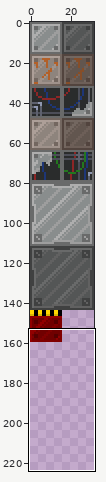
Sprite sheet: floor_tile.png. Above, an overview of the earlier version with the close-up marked.
Close-up. Before:
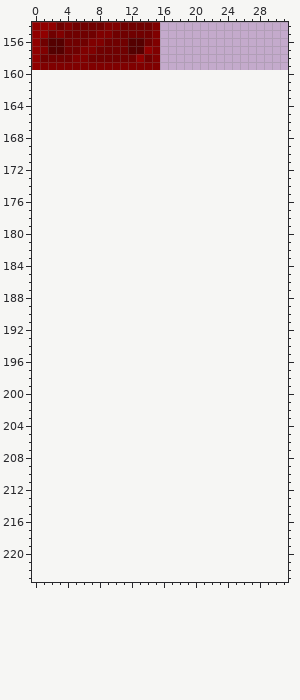
The file is 32x160 pixels. Colours within 5 levels of each other are drawn and written as one. Shown: x 0..31, y 154..223. The old version is drawn lined up with the new one, on the new canvas.
After:
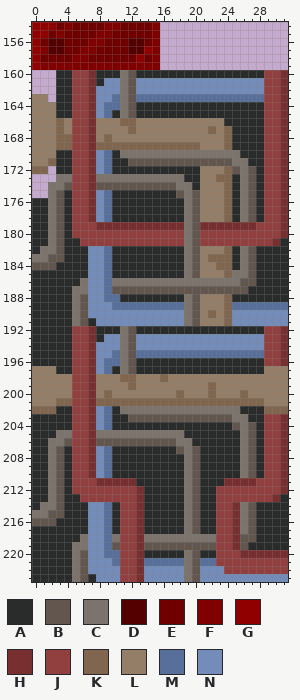
Palette (. is transparent): A #2a2c2c  B #62564f  C #7b736c  D #550000  E #700000  F #800000  G #910000  H #772f2f  J #913f3f  K #80664e  L #957e67  M #576f9a  N #738cb9
Change:
canvas 32x160 -> 32x224
Changed rows in their new state; - is an unchanged pixel.
first column x 0:
160 ---AAJJHAAACBAAAAAAAAAAAAAAAAJJH
161 ---AAJJHANNCBNNNNNNNNNNNNNNNNJJH
162 ---AAJJHNNNCBNNNNNNNNNNNNNNNNJJH
163 LL-AAJJHNNMCBMMMMMMMMMMMMMMMMJJH
164 LLLAAJJHNMMCBAAAAAAAAAAAAAAAAJJH
165 LLLAAJJHNMACBAAAAAAAAAAAAAAAAJJH
166 LLLKLJJHLLLKKLLLLLLLLLLLAAAAAJJH
167 LLLKLJJHLLLLKLLLLLLLLLKLKAAAAJJH
168 LLLKKJJHLKLLLLLLLLLLLLLLKAAAAJJH
169 LLLKKJJHKKKKKKKKKKKKKLLLKAAAAJJH
170 LLLAAJJHNMACCCCCCCCCCCCCCCAAAJJH
171 LLKAAJJHNMAABBBBBBBBBBBBBCCAAJJH
172 KK-AAJJHNMAAAAAAAAAAALLLKBCBAJJH
173 ---CCJJHCCCCCCCCCCCAALLKKACBAJJH
174 --CCBJJHBBBBBBBBBBCCALLLKACBAJJH
175 --CBAJJHNMAAAAAAAABCBLLLKACBAJJH
176 AACBAJJHNMAAAAAAAAACBLLLKACBAJJH
177 AACBAJJHNMAAAAAAAAACBLLLKACBAJJH
178 AACBAJJHNMAAAAAAAAACBLLLKACBAJJH
179 AACBAJJJHHHHHHHHHHHCBHHHHHHHJJJH
180 AACBAJJJJJJJJJJJJJJCBJJJJJJJJJJH
181 AACBAAJJJJJJJJJJJJJCBJJJJJJJJJHA
182 ACCBAAANNMAAAAAAAAACBLLLKACBAAAA
183 CCBBAAANNMAAAAAAAAACBLKKKACBAAAA
184 BBBAAAANNMAAAAAAAAACBLLKKACBAAAA
185 AAAAAAANNMAAAAAAAAACBLLLKCCBAAAA
186 AAAAAACNNMCCCCCCCCCCCCCCCCBBAAAA
187 AAAAACCNNMBBBBBBBBBBBBBBBBBAAAAA
188 AAAAACBNNMMAAAAAAAACBLLLKAAAAAAA
189 AAAAACBNNNMMMMMMMMMCBLLLKMMMMMMM
190 AAAAACBNNNNNNNNNNNNCBLKLKNNNNNNN
191 AAAAACBANNNNNNNNNNNCBLLLKNNNNNNN
192 AAAAAJJHAAACBAAAAAAAAAAAAAAAAJJH
193 AAAAAJJHANNCBNNNNNNNNNNNNNNNNJJH
194 AAAAAJJHNNNCBNNNNNNNNNNNNNNNNJJH
195 AAAAAJJHNNMCBMMMMMMMMMMMMMMMMJJH
196 AAAAAJJHNMMCBAAAAAAAAAAAAAAAAJJH
197 LLLAAJJHNMACBAAAAAAAAAAAAAAAALLL
198 LLLLLJJHLLLKKLLLKLLLLLLLLLLLLLLL
199 LLLLLJJHLLLLKLLLLLLLLLKLLLLLLLLL
200 LLLLLJJHLKLLLLLLLLKLLLKLLLKLLLLL
201 LLLKKJJHKKKKKKKKKKKKKKKKKKKKKLLL
202 KKKAAJJHNMACCCCCCCCCCCCCCCAAAKKK
203 AAAAAJJHNMAABBBBBBBBBBBBBCCAAJJH
204 AAAAAJJHNMAAAAAAAAAAAAAAABCBAJJH
205 AAACCJJHCCCCCCCCCCCAAAAAAACBAJJH
206 AACCBJJHBBBBBBBBBBCCAAAAAACBAJJH
207 AACBAJJHNMAAAAAAAABCBAAAAACBAJJH
208 AACBAJJHNMAAAAAAAAACBAAAAACBAJJH
209 AACBAJJHNMAAAAAAAAACBAAAAACBAJJH
210 AACBAJJHNMAAAAAAAAACBAAAAACBAJJH
211 AACBAJJJHHHHHAAAAAACBAAAHHHHJJJH
212 AACBAJJJJJJJJHAAAAACBAAJJJJJJJJH
213 AACBAAJJJJJJJHAAAAACBAAJJJJJJJHA
214 ACCBAAANNMAJJHAAAAACBAAJJHCBAAAA
215 CCBBAAANNMAJJHAAAAACBAAJJHCBAAAA
216 BBBAAAANNMAJJHAAAAACBAAJJHCBAAAA
217 AAAAAAANNMAJJHAAAAACBAAJJHCBAAAA
218 AAAAAACNNMCJJHCCCCCCCCCJJHBBAAAA
219 AAAAACCNNMBJJHBBBBBBBBBJJHBAAAAA
220 AAAAACBNNMMJJHAAAAACBAAJJJHHHHHH
221 AAAAACBNNNMJJHMMMMMCBMMJJJJJJJJJ
222 AAAAACBNNNNJJHNNNNNCBNNNJJJJJJJJ
223 AAAAACBANNNJJHNNNNNCBNNNNNNNNNNN
Pixel boxes of the changes (left, top, right, bottom) in both close-ups:
added: (32, 70, 288, 582)
